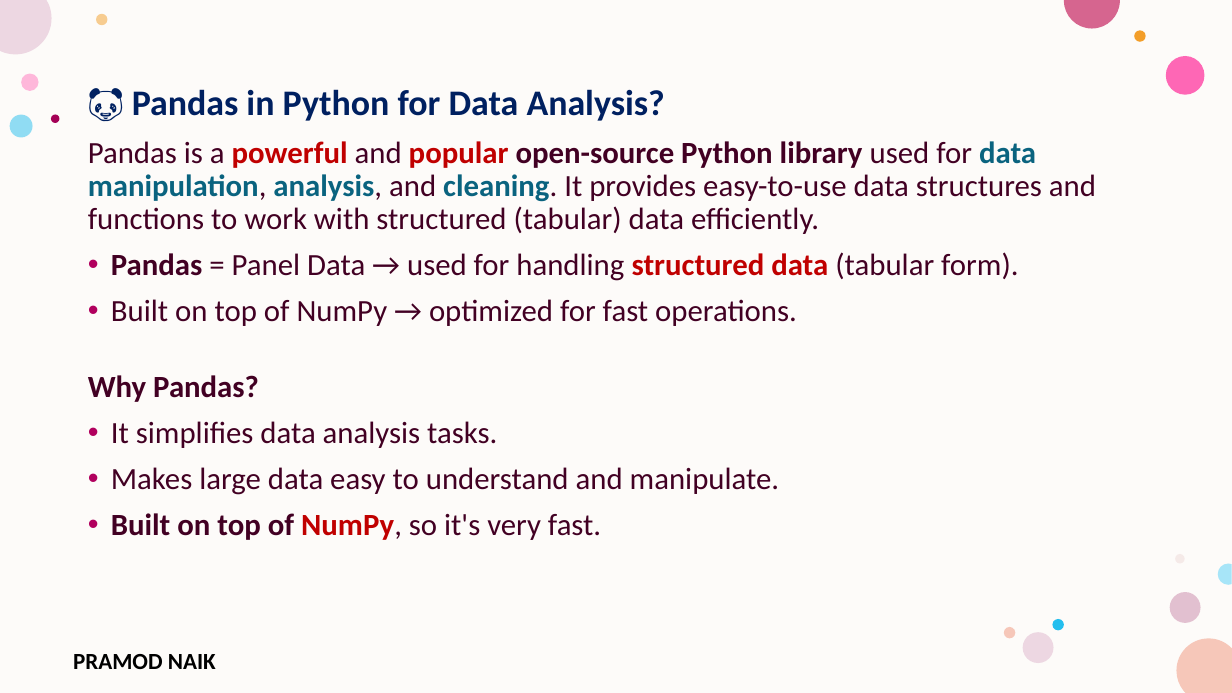
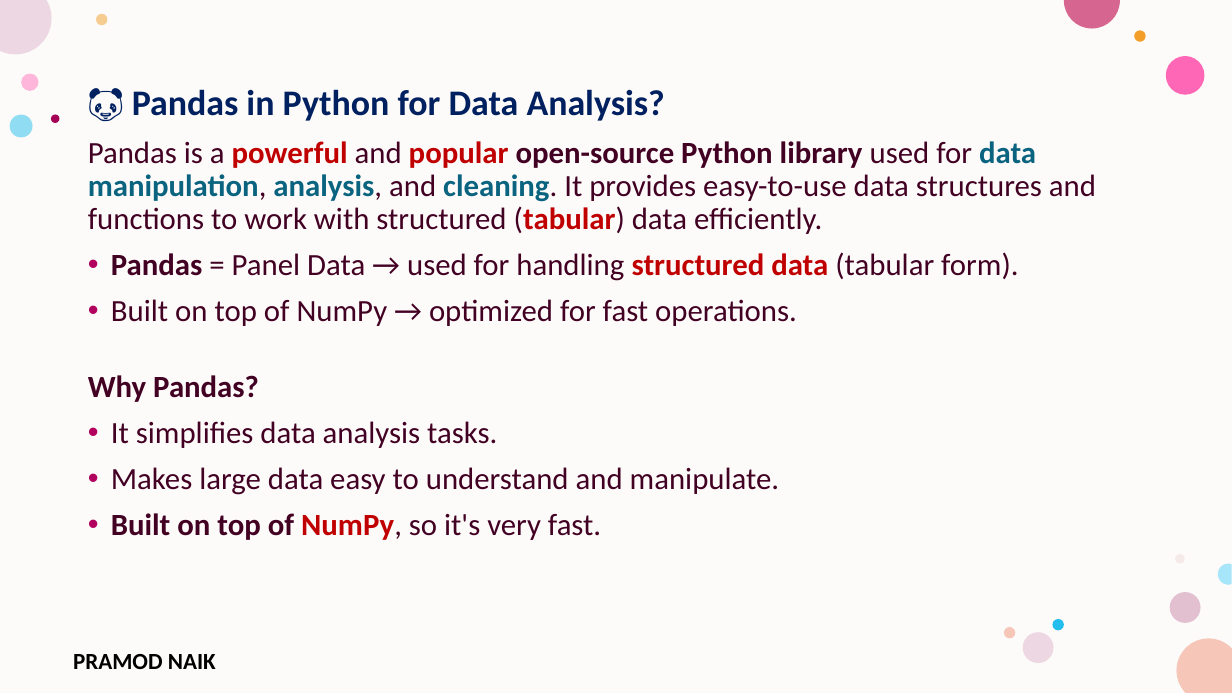
Before and after one commit to PRAMODNAIK-DEV/Python-Predictive-Analytics-Workshop, a slide deck: slide 7 of Introduction to Predictive Analysis.pptx. Drawn at 1232x693 pixels with LibreOffice and Linux fonts; fonts in the diff are those of the drawing; background and template pictures are left out. Boxes give left, top, right and bottom in pixels: in the first picture for what was removed or moved away, otherwise in the second. Text is boxed around its words. In the diff, an @@ line names an element or a change of style, - is before the commit and + after.

Commit message:
Updated Pandas Intro.

```diff
--- a/Introduction to Predictive Analysis.pptx
+++ b/Introduction to Predictive Analysis.pptx
@@ text at box(88, 141, 1096, 234): text colour #420023 to #C00000, bold on in "(tabular)" @@
```
Also in this commit, not shown: 2 other slides changed, 3 slides added, 1 other file.
